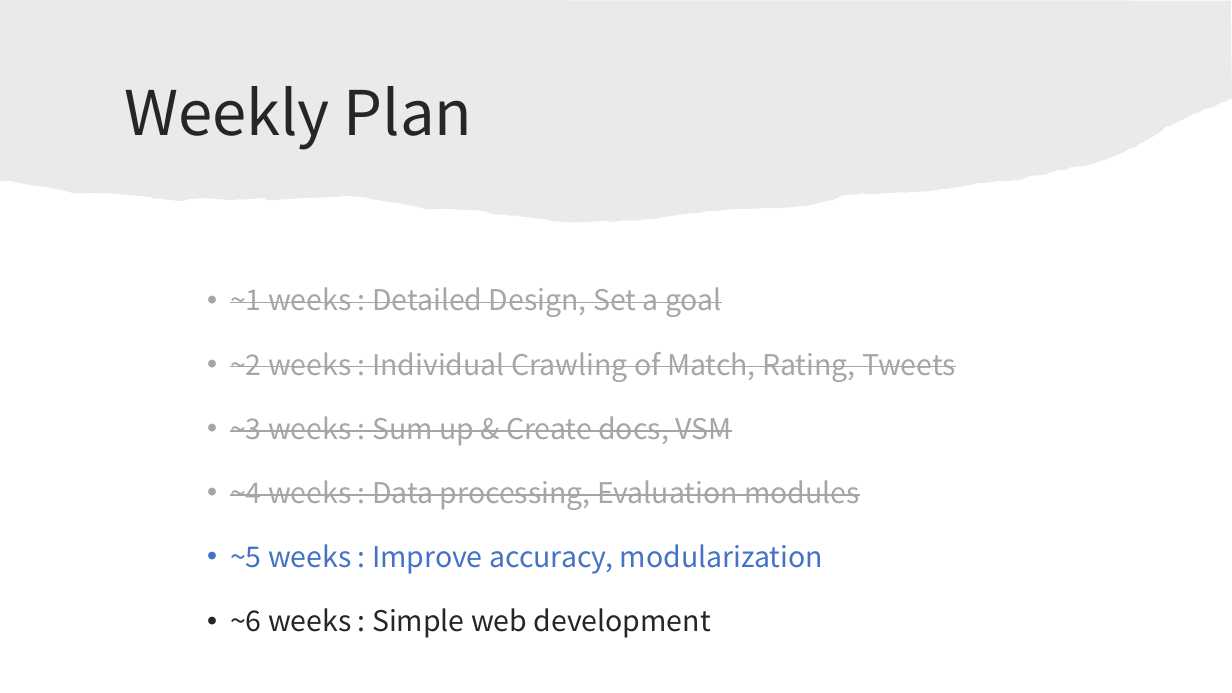
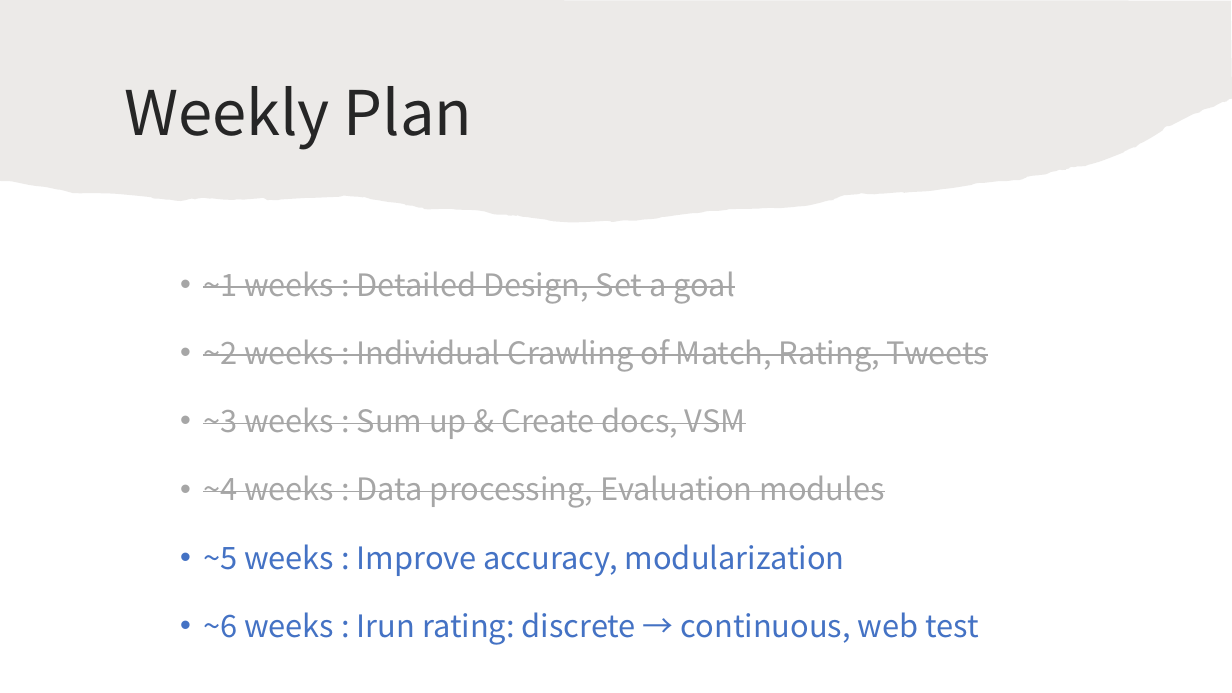
Before and after one commit to irun-soccer/irun, a slide deck: slide 7 of docs/nlp_IRun_05.pptx. Drawn at 1232x693 pixels with LibreOffice and Linux fonts; fonts in the diff are those of the drawing. Boxes give left, top, right and bottom in pixels: in the first picture for what was removed or moved away, otherwise in the second. Text is boxed around its words. In the diff, an @@ line names an element or a change of style, - is before the commit and + after.

Commit message:
feat: rating convert algorihm update

```diff
--- a/docs/nlp_IRun_05.pptx
+++ b/docs/nlp_IRun_05.pptx
@@ text "~1 weeks : Detailed Design, ...": place and size @@
-text "~1 weeks : Detailed Design, ..." at box(230, 287, 956, 638)
+text "~1 weeks : Detailed Design, ..." at box(203, 271, 988, 645)
@@ text at box(203, 271, 988, 576): size 22.2 to 24 pt in "~1 weeks : Detailed Design, Set a ...", "~2 weeks : Individual Crawling of Match, ...", "~3 weeks : Sum up & Create ...", "~4 weeks : Data processing, Evaluation modules" and 1 more places @@
@@ text at box(203, 612, 979, 645): text changed; size 22.2 to 24 pt; text colour #262626 to #4472C4 @@
-• ~6 weeks : Simple web development
+• ~6 weeks : Irun rating: discrete → continuous, web test
```
Also in this commit, not shown: 1 other slide changed, 13 slides added, 1 other file.
